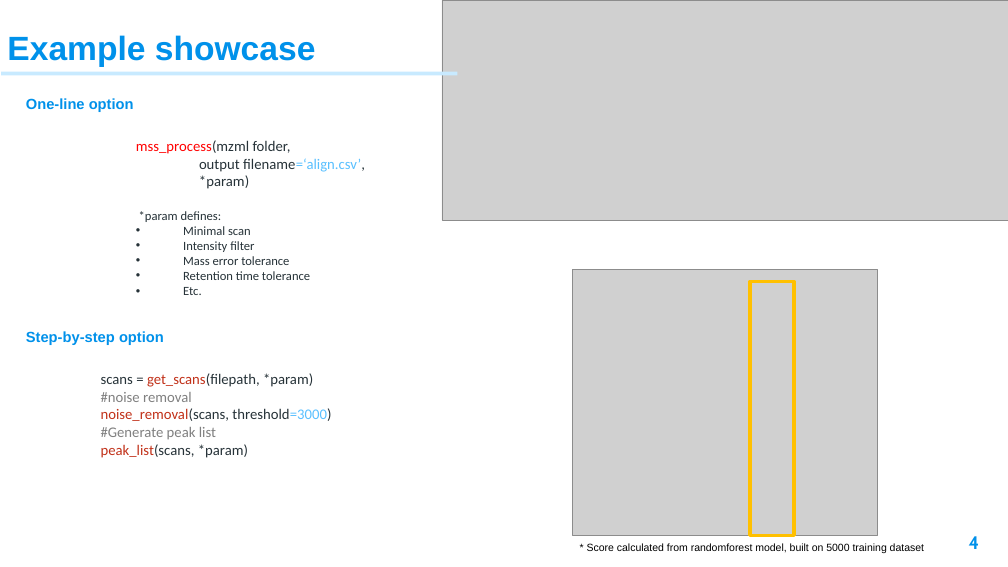
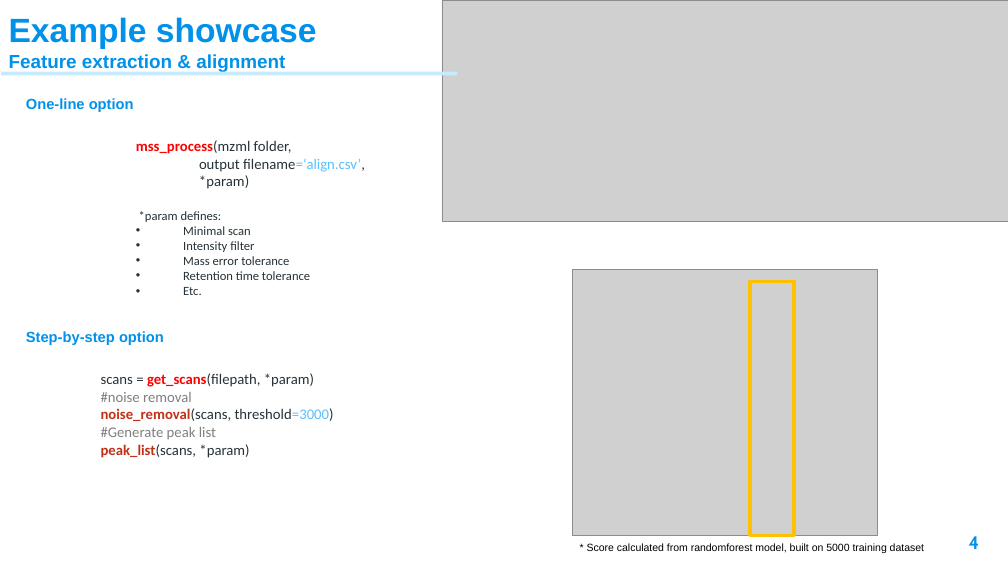
Before and after one commit to XiminHu/mass-suite, a slide deck: slide 4 of doc/20210326 ACS presentation.pptx. Drawn at 1008x567 pixels with LibreOffice and Linux fonts; fonts in the diff are those of the drawing; grey boxes stand for pictures; background and template pictures are left out. Boxes give left, top, right and bottom in pixels: in the first picture for what was removed or moved away, otherwise in the second. Text is boxed around its words. In the diff, an @@ line names an element or a change of style, - is before the commit and + after.

```diff
--- a/doc/20210326 ACS presentation.pptx
+++ b/doc/20210326 ACS presentation.pptx
@@ text "Example showcase" moved from (x1=7, y1=35, x2=316, y2=67) to (x1=9, y1=17, x2=317, y2=72) @@
@@ text at (x1=9, y1=54, x2=285, y2=72): paragraph added @@
+Feature extraction & alignment
@@ text at (x1=136, y1=140, x2=292, y2=154): bold on in "mss_process(mzml" @@
@@ text "scans = get_scans(filepath, *param) #noise ..." at (x1=101, y1=373, x2=334, y2=458): text colour #C13018 to #FF0000 in "get_scans(filepath,"; bold on in "get_scans(filepath, noise_removal(scans, peak_list(scans," @@
```
Also in this commit, not shown: 6 other slides changed.
